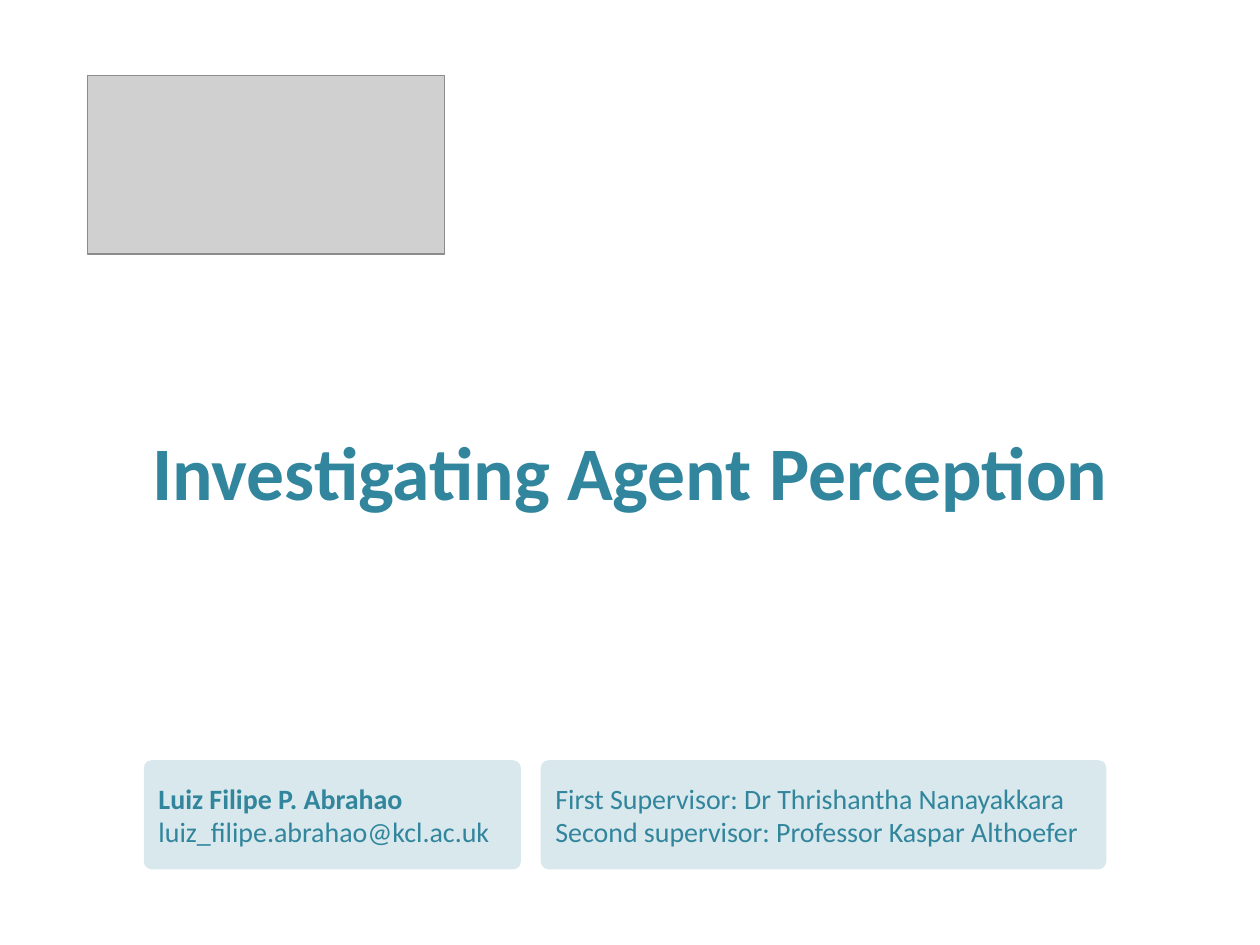
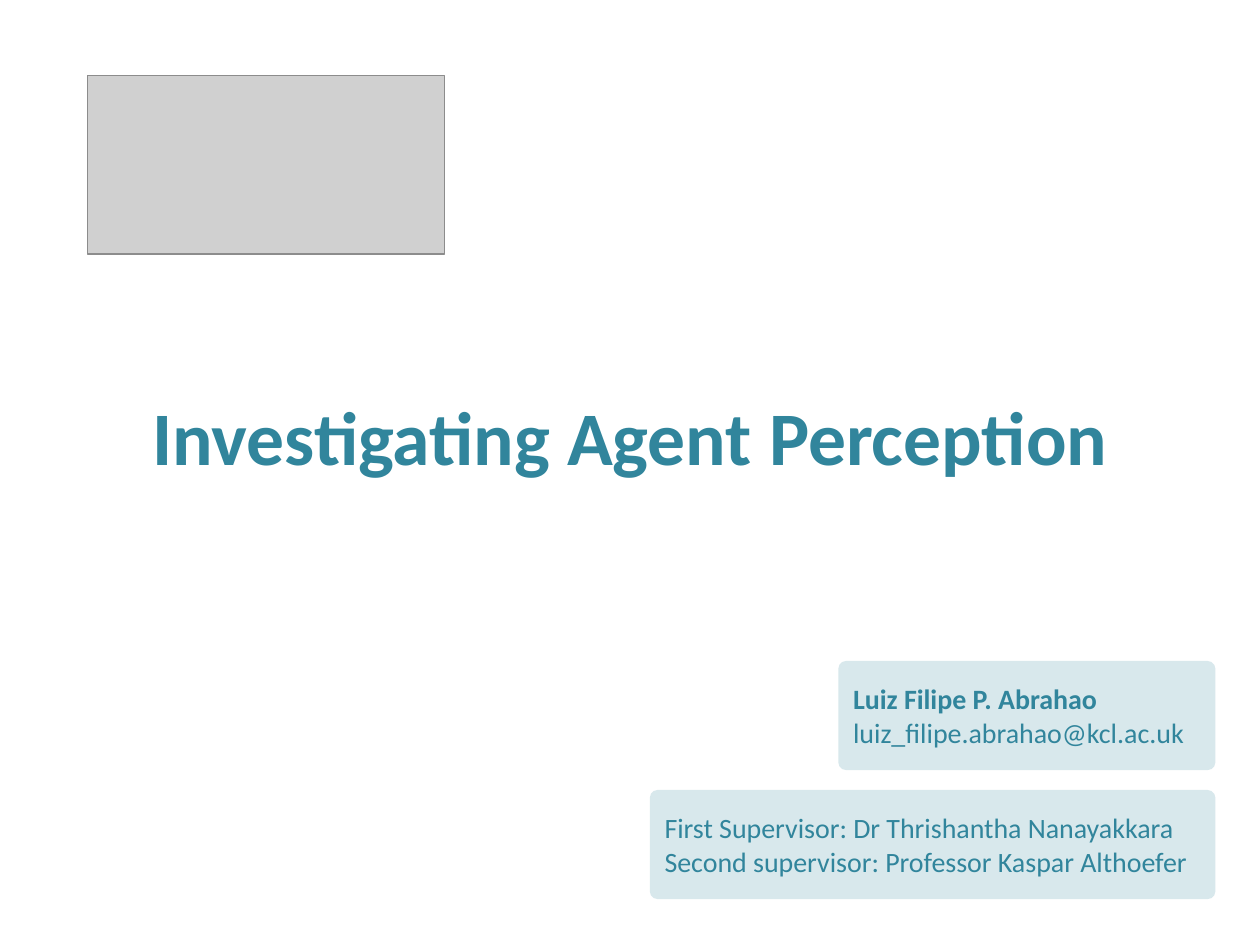
Before and after one commit to luiz-filipe/msc-project, a slide deck: slide 1 of presentation-june/Presentation.pptx. Drawn at 1260x945 pixels with LibreOffice and Linux fonts; fonts in the diff are those of the drawing; grey boxes stand for pictures; background and template pictures are left out. Boxes give left, top, right and bottom in pixels: in the first picture for what was removed or moved away, otherwise in the second. Text is boxed around its words. In the diff, an @@ line names an element or a change of style, - is before the commit and + after.

```diff
--- a/presentation-june/Presentation.pptx
+++ b/presentation-june/Presentation.pptx
@@ title "Investigating Agent Perception": place and size @@
-title "Investigating Agent Perception" at (152, 447, 1107, 513)
+title "Investigating Agent Perception" at (152, 412, 1107, 478)
@@ rounded rectangle "Luiz Filipe P. Abrahao": place and size @@
-rounded rectangle "Luiz Filipe P. Abrahao" at (144, 760, 520, 869)
+rounded rectangle "Luiz Filipe P. Abrahao" at (838, 662, 1215, 771)
@@ rounded rectangle "First Supervisor: Dr Thrishantha Nanayakkara": place and size @@
-rounded rectangle "First Supervisor: Dr Thrishantha Nanayakkara" at (541, 760, 1106, 869)
+rounded rectangle "First Supervisor: Dr Thrishantha Nanayakkara" at (650, 790, 1216, 900)
```
Also in this commit, not shown: 4 other slides changed, 1 slide added, 1 slide removed.
